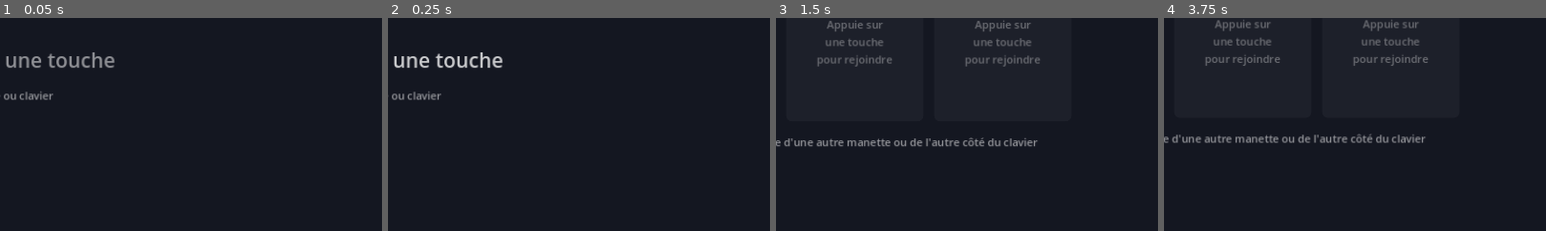
Above: before the commit, frames 1-4 (left to right).
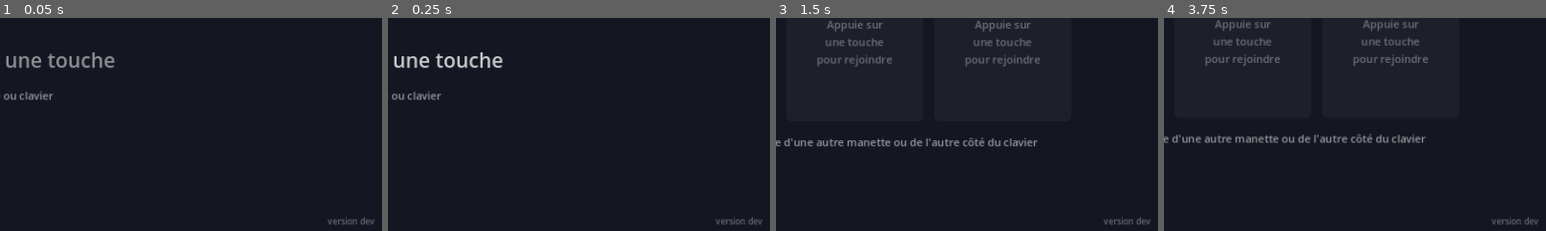
Above: after the commit, the same moments.

Repository: BBStain/jvtest
Game: Godot game, scene res://scenes/menu.tscn
The game is run twice, just before and just after one commit, with the same random seed, the same clock (stepped at 60 frames per second) and the same inputs.
Inputs (mouse positions are % of the whole screen's width and height, from its top left):
- Up to frame 1 (0.05 s): no input
- Up to frame 2 (0.25 s): no input
- Up to frame 3 (1.5 s): tap Enter at 0.5 s; move the mouse to (72, 45) at 0.52 s; hold D from 0.53 s (still down); tap P at 0.6 s; click (72, 45) at 0.67 s; tap Space at 0.77, 1.25 s; move the mouse to (30, 55) at 1.27 s; tap F at 1.35 s; click (30, 55) at 1.42 s
- Up to frame 4 (3.75 s): tap Space at 1.52, 2.75, 3.02 s; tap Enter at 2, 3.5 s; move the mouse to (60, 28) at 2.02 s; release D at 2.03 s; hold A 2.03-2.78 s; tap R at 2.1 s; click (60, 28) at 2.17 s; move the mouse to (45, 71) at 2.77 s; hold D from 2.78 s (still down); tap G at 2.85 s; click (45, 71) at 2.92 s; move the mouse to (80, 66) at 3.52 s; tap C at 3.6 s; click (80, 66) at 3.67 s
The pictures show only the part of the screen within x 49-99%, y 50-100%; the shares and areas given below are measured in that part.

The runs differ from the first frame. In frame 1, 0.2% of the frame differs, in the area x 85-98%, y 93-97%; in frame 2, 0.2%; in frame 3, 0.2%; in frame 4, 0.2%.

Commit message:
Numéro de version affiché dans le menu et le menu pause
Rempli à chaque mise en ligne avec le numéro de la publication GitHub, pour vérifier
qu'on joue à la dernière version et pas à une ancienne gardée par le navigateur.

Co-Authored-By: Claude Opus 5.5 (1M context) <noreply@anthropic.com>
Claude-Session: https://claude.ai/code/session_01THvWsQSvKyigxsJfQsC1D9

Diff:
--- /dev/null
+++ b/scripts/build_version.gd
@@ -0,0 +1,21 @@
+class_name BuildVersion
+extends RefCounted
+## Le numéro de la version du jeu, affiché en bas à droite du menu et du menu pause.
+## Il est rempli automatiquement à chaque mise en ligne (voir .github/workflows/web.yml) :
+## ça permet de vérifier qu'on joue bien à la dernière version, et pas à une ancienne
+## gardée en mémoire par le navigateur. Sur ton ordinateur, il reste "dev".
+
+const TEXT := "dev"
+
+
+## Petit texte discret en bas à droite de l'écran.
+static func make_label() -> Label:
+	var label := Label.new()
+	label.text = "version " + TEXT
+	label.add_theme_font_size_override("font_size", 14)
+	label.add_theme_color_override("font_color", Color(1, 1, 1, 0.35))
+	label.set_anchors_and_offsets_preset(Control.PRESET_BOTTOM_RIGHT, Control.PRESET_MODE_MINSIZE, 10)
+	label.grow_horizontal = Control.GROW_DIRECTION_BEGIN
+	label.grow_vertical = Control.GROW_DIRECTION_BEGIN
+	label.mouse_filter = Control.MOUSE_FILTER_IGNORE
+	return label
--- a/scripts/menu.gd
+++ b/scripts/menu.gd
@@ -48,6 +48,7 @@
 	_content.alignment = BoxContainer.ALIGNMENT_CENTER
 	_content.add_theme_constant_override("separation", 22)
 	center.add_child(_content)
+	add_child(BuildVersion.make_label())
 	Input.joy_connection_changed.connect(_on_joy_connection_changed)
 
 	# En revenant d'une partie, on garde les joueurs et on va directement au menu principal.
--- a/scripts/pause_menu.gd
+++ b/scripts/pause_menu.gd
@@ -34,6 +34,7 @@
 	_content.alignment = BoxContainer.ALIGNMENT_CENTER
 	_content.add_theme_constant_override("separation", 20)
 	center.add_child(_content)
+	add_child(BuildVersion.make_label())
 	_show()
 
 
Not shown, changed: .github/workflows/web.yml
Not shown, changed: README.md
